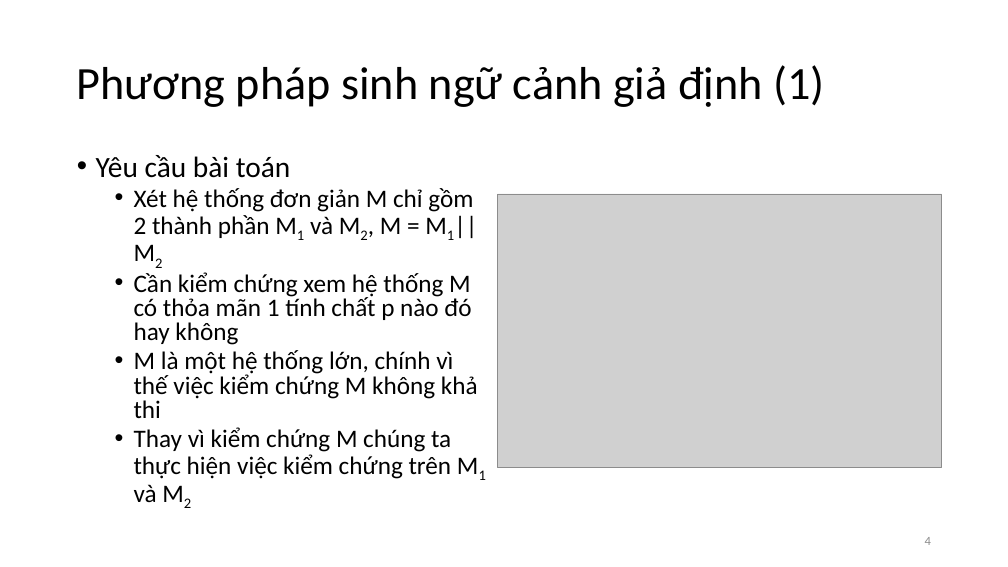
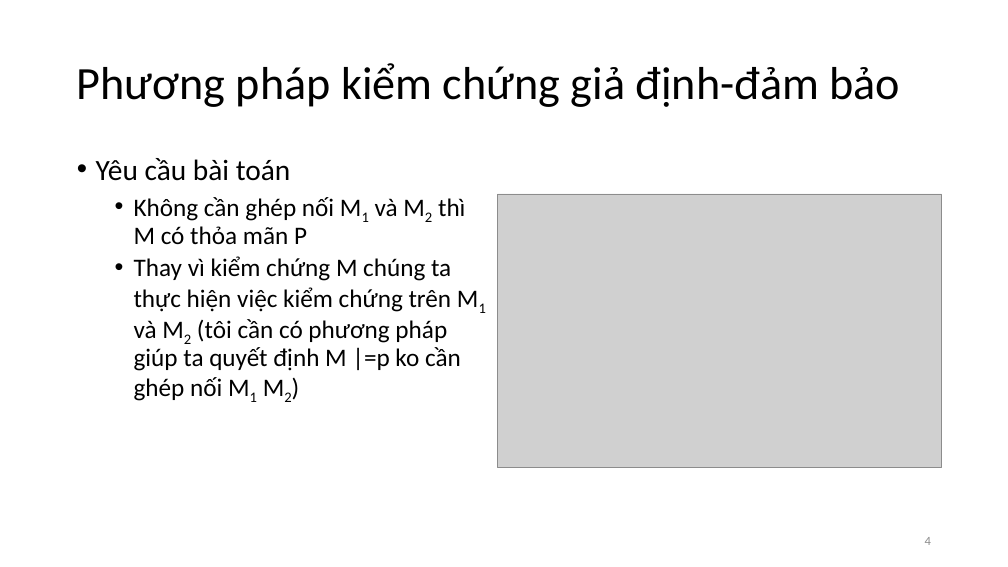
Before and after one commit to hunglv54/master, a slide deck: slide 4 of slide/hunglv_BaoCaoTienDo.pptx. Drawn at 1008x567 pixels with LibreOffice and Linux fonts; fonts in the diff are those of the drawing; grey boxes stand for pictures. Boxes give left, top, right and bottom in pixels: in the first picture for what was removed or moved away, otherwise in the second. Text is boxed around its words. In the diff, an @@ line names an element or a change of style, - is before the commit and + after.

```diff
--- a/slide/hunglv_BaoCaoTienDo.pptx
+++ b/slide/hunglv_BaoCaoTienDo.pptx
@@ title at (x1=77, y1=63, x2=900, y2=107): text changed @@
-Phương pháp sinh ngữ cảnh giả định (1)
+Phương pháp kiểm chứng giả định-đảm bảo
@@ text at (x1=96, y1=158, x2=291, y2=181): line spacing 0.8 to 0.9 @@
@@ text at (x1=134, y1=197, x2=465, y2=401): text changed @@
-  • Xét hệ thống đơn giản M chỉ gồm 2 thành phần M1 và M2, M = M1|| M2
-  • Cần kiểm chứng xem hệ thống M có thỏa mãn 1 tính chất p nào đó hay không
-  • M là một hệ thống lớn, chính vì thế việc kiểm chứng M không khả thi
-  • Thay vì kiểm chứng M chúng ta thực hiện việc kiểm chứng trên M1 và M2
+  • Không cần ghép nối M1 và M2 thì M có thỏa mãn P
+  • Thay vì kiểm chứng M chúng ta thực hiện việc kiểm chứng trên M1 và M2 (tôi cần có phương pháp giúp ta quyết định M |=p ko cần ghép nối M1 M2)
```
Also in this commit, not shown: 9 other slides changed, 1 slide added, 1 slide removed, 9 other files.
